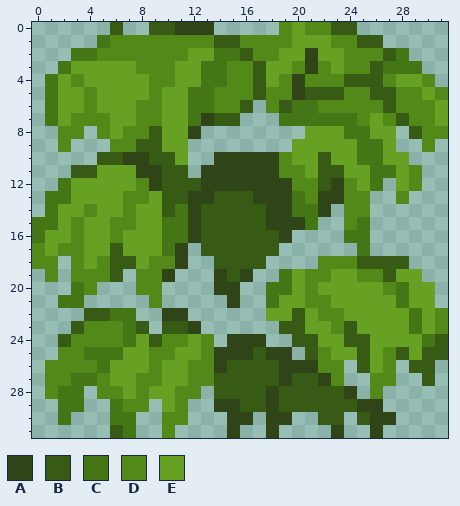
A pixel-art sprite gets an edit: textures/blocks/bamboo_leaf.png. This is how it looked before the edit.
The file is 32x32 pixels.
Palette (. is transparent): A #2f4517  B #375a15  C #457616  D #528919  E #67a124
Pixels before, first column x 0:
 0 ......B..BBAAA.....DEDDBB.......
 1 .....CDDDDDDDDBBDDDDEEEDDBB.....
 2 ...CCDDDDDDDEECCBDDEEAEEDDDBC...
 3 ..CEEEEEDDDEECCDDBEEDADEDDBCCC..
 4 .CEDEEEEEDDEECCDDBEDADDDBBBDEED.
 5 .CEEDEEEEDEECCDDDBDDABBBDDBBDDED
 6 .CEEDEEEDDEECCDDB.DBCCDDDDDBDDDE
 7 .CEDDDEEDDEECABB...CCCCCCDEDBDDE
 8 ..DD.DEDDBEEA........EEECCEE.BDD
 9 ..D...DDBBEE........EEEEECCE..D.
10 .....BBAABBE..AAAAADEEBEECCEE...
11 ...BBEEEAABB.AAAAAADDEBBEECCED..
12 ..CEEEEEDABBBAAAAAAADDBADEC.ED..
13 .CCEEEEDDEBBAABBBAAACDAADD..D...
14 .CEEDEEDEEBCABBBBBAACCA.DD......
15 CCEDEEDDEECCABBBBBAAAC..DC......
16 CEEDEEDEEECCABBBBBBA....CC......
17 DEDDEEBEEECA.BBBBBB......C......
18 DD.DEDBBEDDA..BBBB....DDDBBBB...
19 .D.DDDB.DDA...ABA..CEDDEEDDBEE..
20 ...CD...DD....AA..CCEDEEEEEDCEE.
21 ..CC.....D.....A..CEEDDEEEEECEE.
22 ....BBCC..AA......EEBEDDEEEEECED
23 ...BDDDCB.BBA......BBEEDBEEEECED
24 ..BDDDDCEBDDED.AAA..BBEEBBEEEECB
25 ..DDCCCEEDDEEDAAABAA.BDEEBEDBEBB
26 .DDDDCEEEDEEDDABBBBAAADD.BED.BB.
27 .DDCCDEEDDEEDDBBBBBABBAD..DD..B.
28 .DCC.DDEDEEDD.BBBBABBBBBA.D.....
29 ..CC..CDD.ED..AABBABBBBBBAA.....
30 ..C...CC..DD...AA.AA..BB.BAA....
31 ......BC..D....A..A....A..A.....
The same view after the edit:
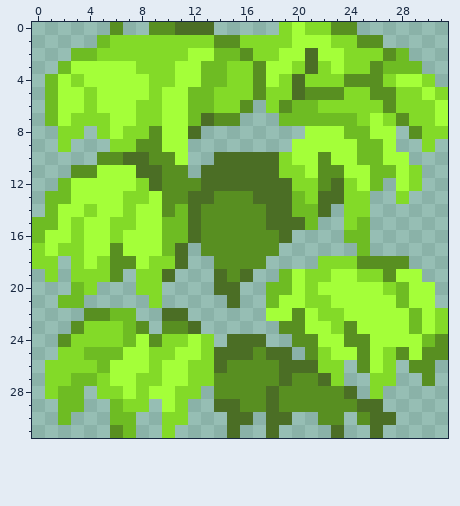
Diff:
colour A: #2f4517 -> #4b6e25
colour B: #375a15 -> #588f21
colour C: #457616 -> #6ebc23
colour D: #528919 -> #83da28
colour E: #67a124 -> #a4ff39
Changed places in both pictures, as pixel boxes (x1, y1, x2, y2):
changed: (32, 22, 448, 438)
